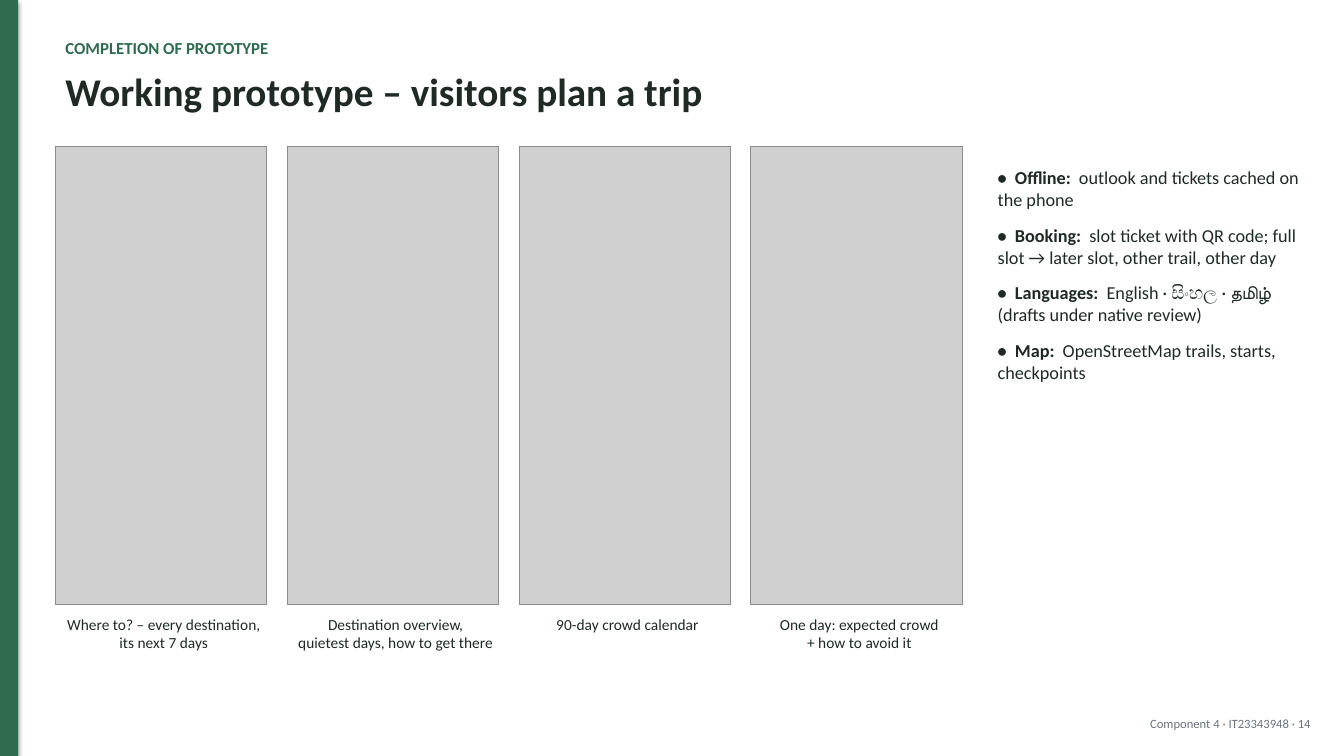
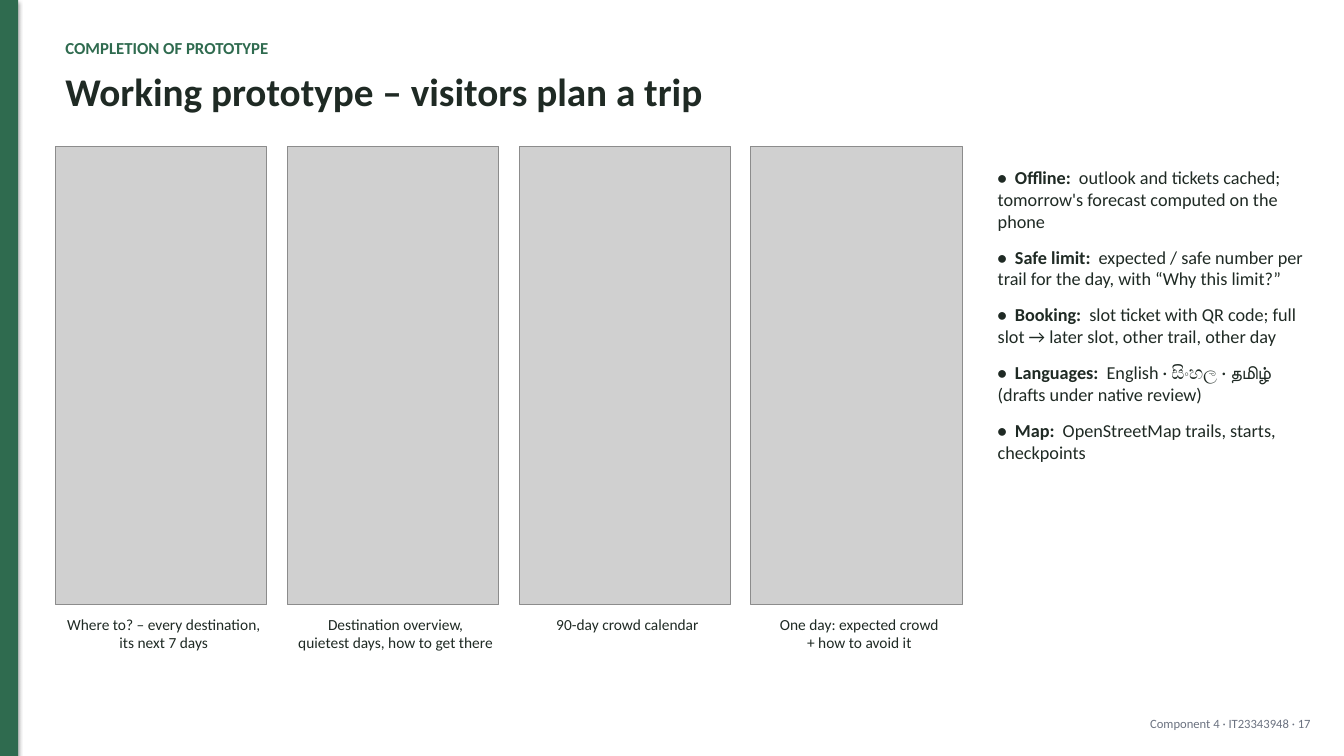
Before and after one commit to mirshadahamed/Decentralized-Hiking-AI, a slide deck: slide 17 of research/component_4/docs/slides/PP1_Component4.pptx (slide 14 before the commit). Drawn at 1344x756 pixels with LibreOffice and Linux fonts; fonts in the diff are those of the drawing; grey boxes stand for pictures. Boxes give left, top, right and bottom in pixels: in the first picture for what was removed or moved away, otherwise in the second. Text is boxed around its words. In the diff, an @@ line names an element or a change of style, - is before the commit and + after.

```diff
--- a/research/component_4/docs/slides/PP1_Component4.pptx
+++ b/research/component_4/docs/slides/PP1_Component4.pptx
@@ text at (998, 171, 1303, 288): text changed @@
-• Offline: outlook and tickets cached on the phone
+• Offline: outlook and tickets cached; tomorrow's forecast computed on the phone
+• Safe limit: expected / safe number per trail for the day, with “Why this limit?”
@@ text at (1150, 719, 1311, 730): text changed @@
-Component 4 · IT23343948 · 14
+Component 4 · IT23343948 · 17
```
Also in this commit, not shown: 9 other slides changed, 5 slides added, 1 slide removed, 21 other files.
